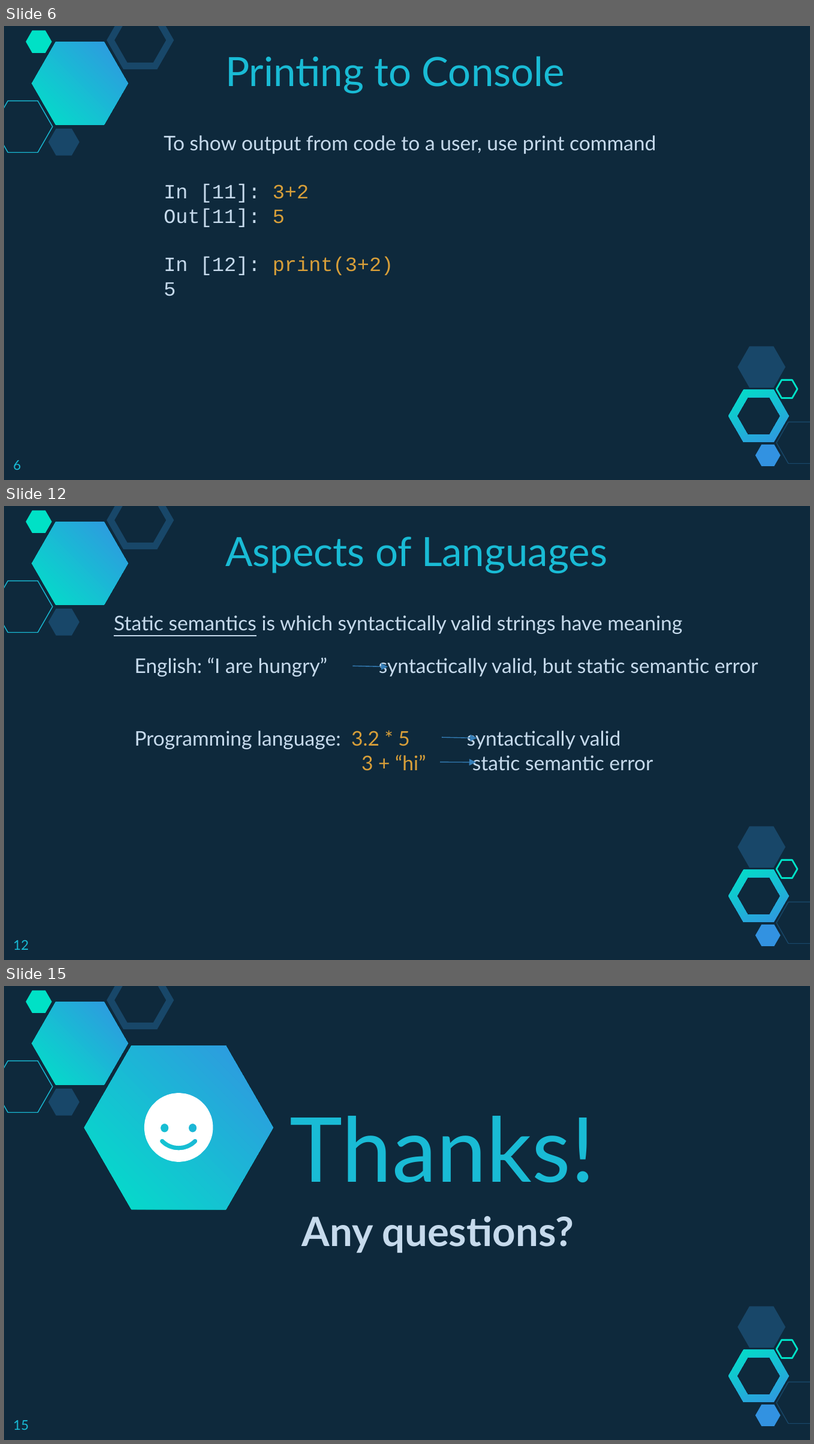
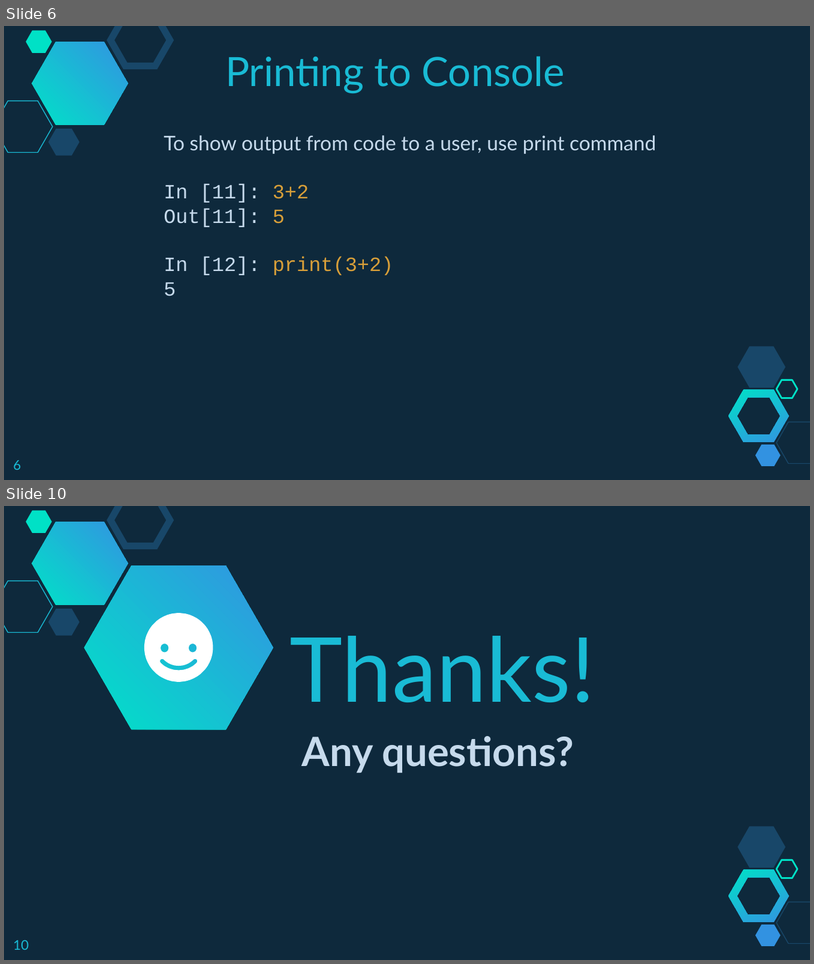
Before and after one commit to branhoff/python_class_101, a slide deck: lecture_slides/2_Python Lesson 2 - Programs.pptx. Shown one above the other, each under a label of ours: slides 6, 12 and 15 before the commit, slides 6 and 10 after it; the slides between them are not shown. The pictures are 814x1444 and 814x964 pixels, drawn with LibreOffice and Linux fonts; fonts in the diff are those of the drawing. Boxes give left, top, right and bottom in pixels: in the first picture for what was removed or moved away, otherwise in the second. Text is boxed around its words. In the diff, an @@ line names an element or a change of style, - is before the commit and + after.

```diff
--- a/lecture_slides/2_Python Lesson 2 - Programs.pptx
+++ b/lecture_slides/2_Python Lesson 2 - Programs.pptx
@@ slide 12 removed at box(4, 506, 810, 960), background #0E293C; not listed: 10 template elements that a slide beside it also shows @@
@@ text removed at box(225, 537, 608, 573) @@
-Aspects of Languages
@@ text removed at box(114, 615, 759, 771) @@
-Static semantics is which syntactically valid strings have meaning
-English: “I are hungry” syntactically valid, but static semantic error
-Programming language: 3.2 * 5 syntactically valid
-3 + “hi” static semantic error
@@ arrow removed from (353, 666) to (388, 666) @@
@@ arrow removed from (442, 738) to (477, 738) @@
@@ arrow removed from (440, 762) to (476, 762) @@
@@ page number removed at box(13, 940, 29, 949) @@
-12
@@ what was slide 15 is now slide 10 @@
@@ page number at box(13, 940, 29, 949): text changed @@
-15
+10
```
Also in this commit, not shown: 1 slide changed, 4 other slides removed, 2 other files.
